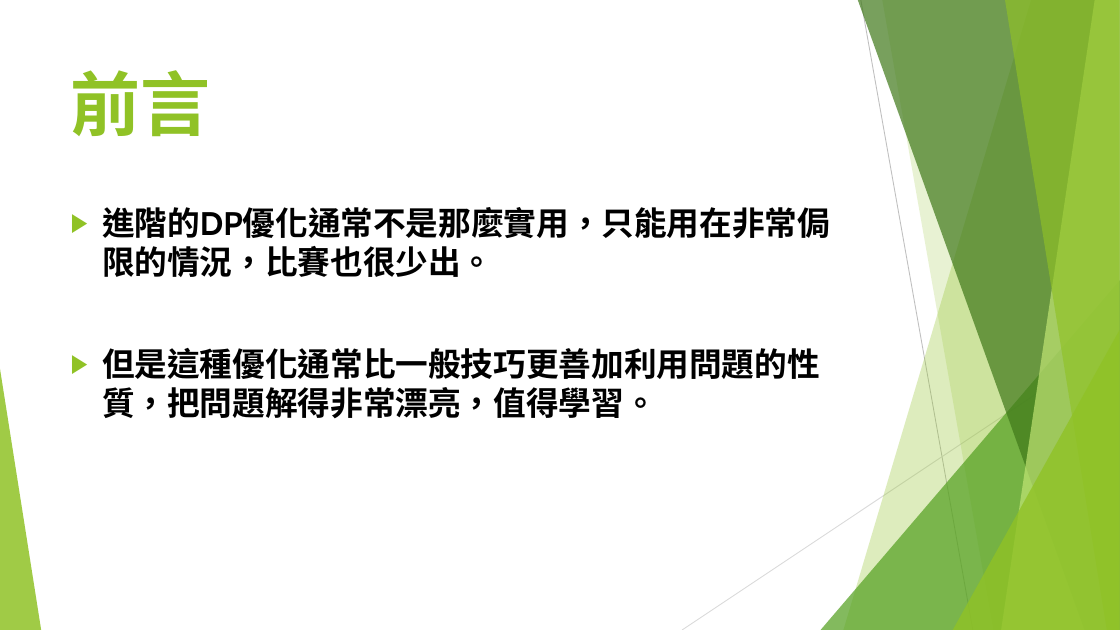
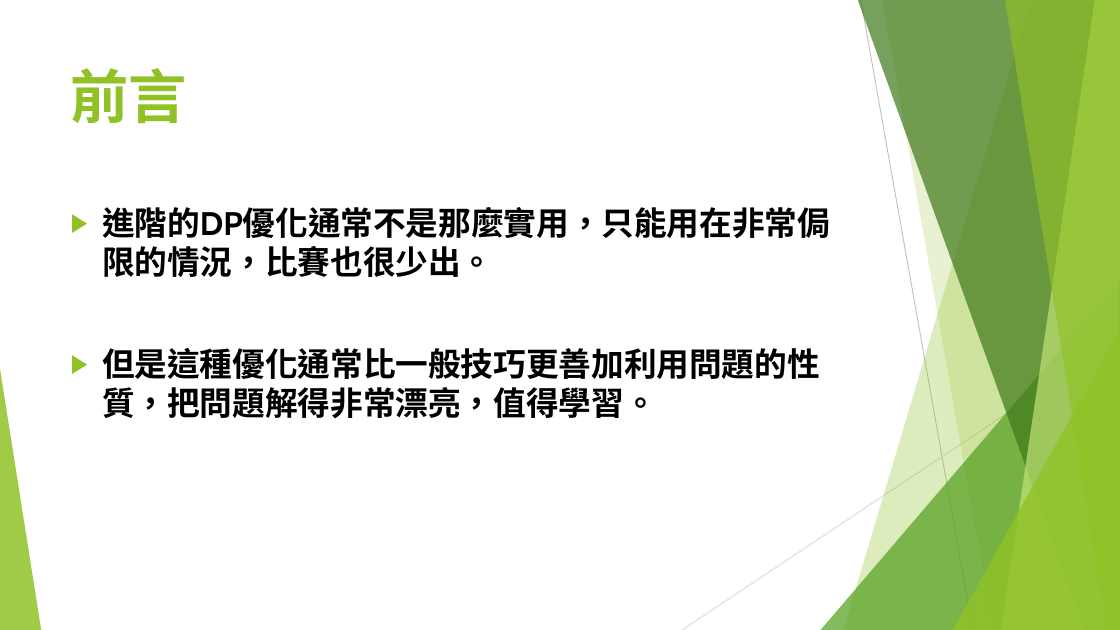
Before and after one commit to S920105123/DP2, a slide deck: slide 3 of presentation/進階動態規劃.pptx. Drawn at 1120x630 pixels with LibreOffice and Linux fonts; fonts in the diff are those of the drawing. Boxes give left, top, right and bottom in pixels: in the first picture for what was removed or moved away, otherwise in the second. Text is boxed around its words. In the diff, an @@ line names an element or a change of style, - is before the commit and + after.

```diff
--- a/presentation/進階動態規劃.pptx
+++ b/presentation/進階動態規劃.pptx
@@ title "前言" at (71, 68, 188, 123): size 60 to 50 pt @@
```
Also in this commit, not shown: 7 other slides changed, 1 slide added, 1 slide removed.
